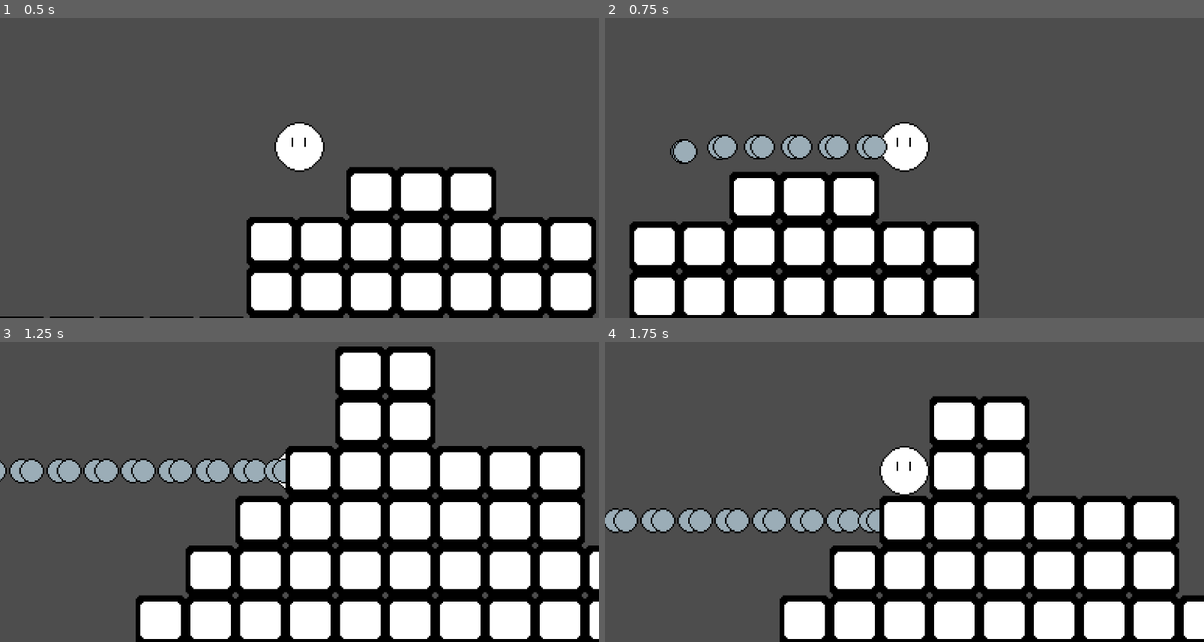
Above: before the commit, frames 1-4 (two rows, left to right).
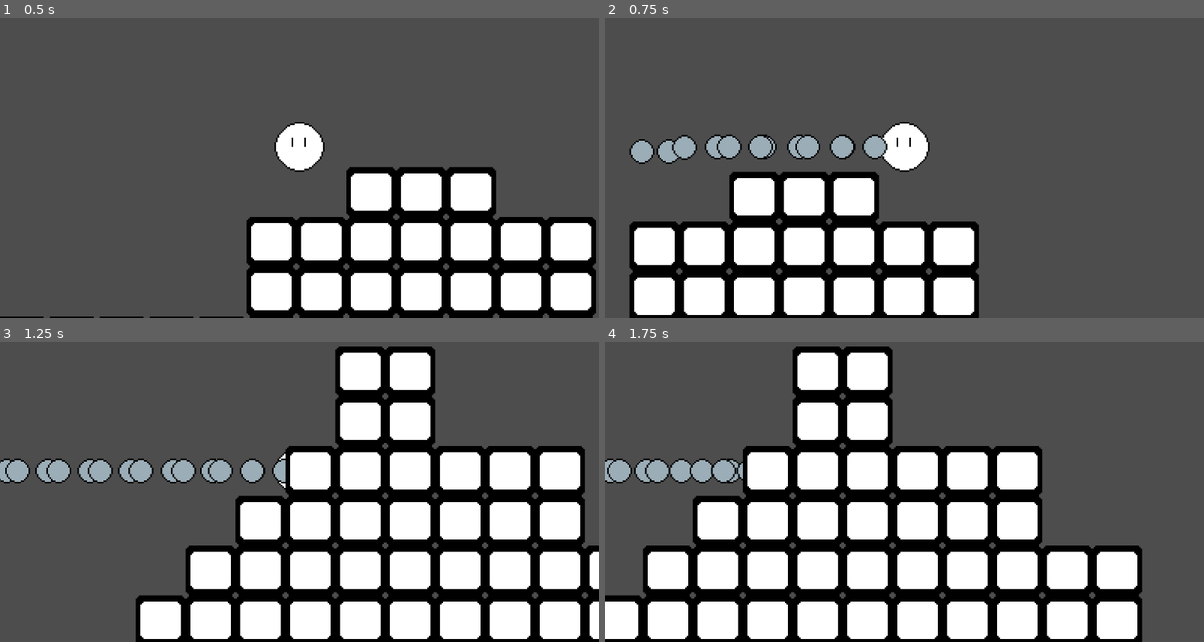
Above: after the commit, the same moments.

Repository: JoshuaKlot/BinghamtonGameJam3
Game: Godot game, scene res://scenes/main.tscn
The game is run twice, just before and just after one commit, with the same random seed, the same clock (stepped at 60 frames per second) and the same inputs.
Inputs:
- Up to frame 1 (0.5 s): no input
- Up to frame 2 (0.75 s): tap Enter (ui_accept) at 0.5 s; hold Right (ui_right) from 0.53 s (still down); hold Space (shoot) from 0.53 s (still down)
- Up to frame 3 (1.25 s): keep holding Right (ui_right); keep holding Space (shoot); tap Enter (ui_accept) at 0.77 s
- Up to frame 4 (1.75 s): keep holding Right (ui_right); release Space (shoot) at 1.28 s; tap Space (shoot) at 1.35 s; tap Enter (ui_accept) at 1.52 s

Frame 1 is identical in both runs. In frame 2, 1.6% of the frame differs, in the area x 4-45%, y 38-49%; in frame 3, 1.7%; in frame 4, 45%, in the area x 0-100%, y 1-100%.

Commit message:
Update bullet.gd

Diff:
--- a/platformer/Scripts/bullet.gd
+++ b/platformer/Scripts/bullet.gd
@@ -1,16 +1,8 @@
 extends CharacterBody2D
 
-var direction=Vector2(0,0)
-const bulletSpeed=300.0
-# Called when the node enters the scene tree for the first time.
-func _ready() -> void:
-	pass # Replace with function body.
-
-
-# Called every frame. 'delta' is the elapsed time since the previous frame.
-func _process(delta: float) -> void:
-	pass
+var direction = Vector2.ZERO
+const bulletSpeed = 300.0
 
 func _physics_process(delta: float) -> void:
-	velocity.x=direction.x*bulletSpeed
-	velocity.y=direction.y*bulletSpeed
+    velocity = direction * bulletSpeed
+    move_and_slide()
